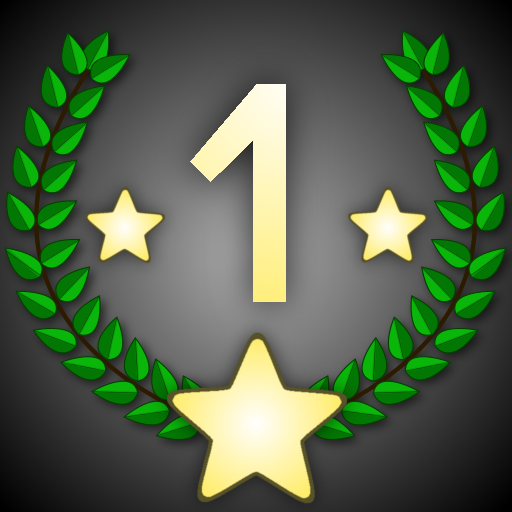
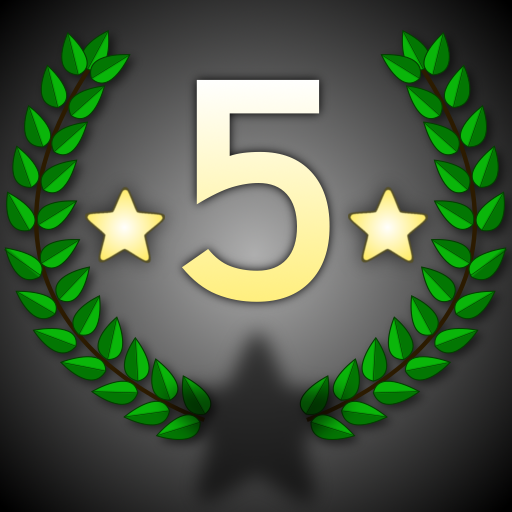
Revision of a layered 512 x 512 image; what changed, layer by layer:
added layer "Drop Shadow #8" above "Drop Shadow #7" over [171, 67, 340, 315]
hid "Drop Shadow #4" over [164, 56, 337, 353]
hid "Pasted Layer" over [167, 332, 347, 504]
